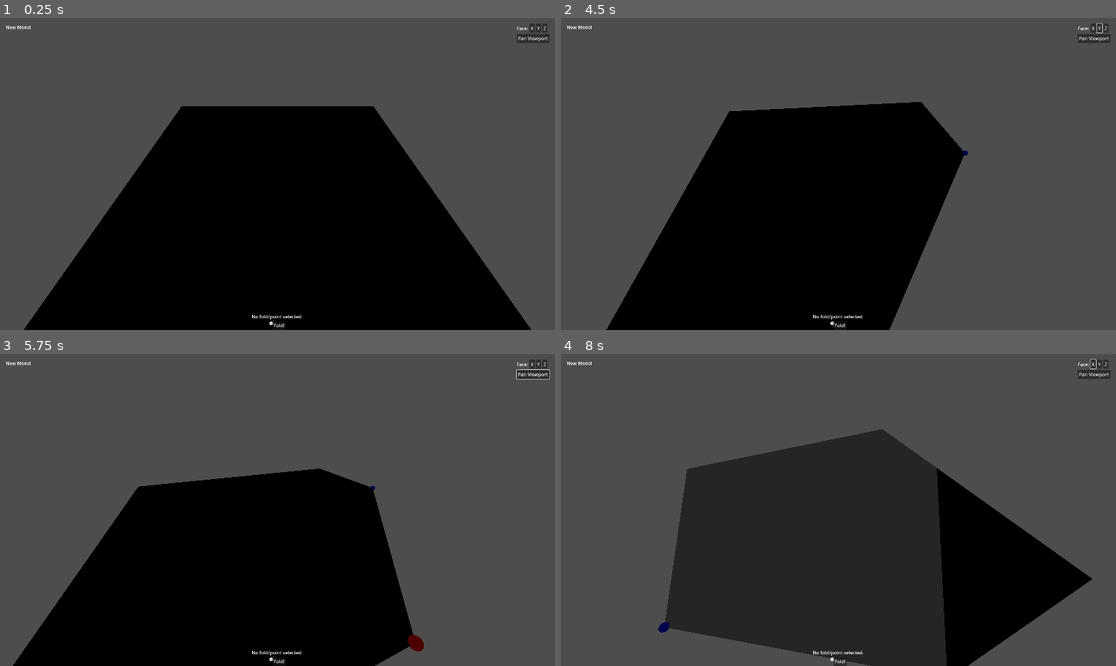
Above: before the commit, frames 1-4 (two rows, left to right).
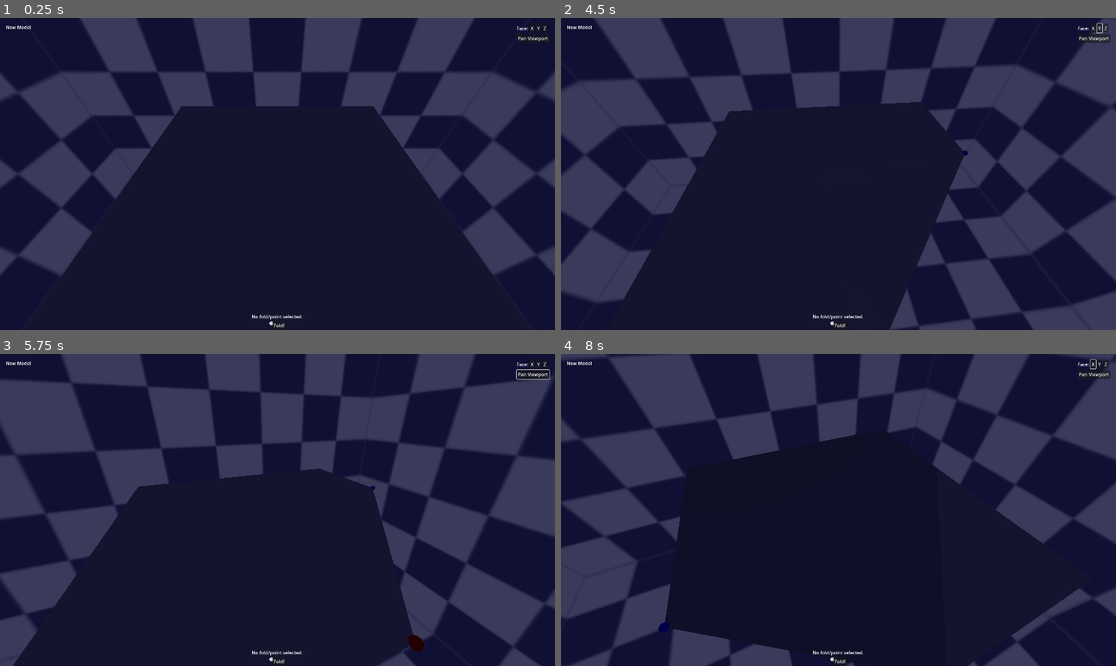
Above: after the commit, the same moments.

Repository: vaaar/OriGaming
Game: Godot game, scene res://origami_view.tscn
Same seed, same stepped clock (60 frames per second), same inputs: the game is played once before the commit and once after it.
Inputs (mouse positions are in pixels of both pictures, inside the frame that each line leads up to):
- Up to frame 1 (0.25 s): no input
- Up to frame 2 (4.5 s): click "Y" at 0.5 s; click "Z" at 1.25 s; click "Pan Viewport" at 2 s; click "Fold!" at 2.75 s; click "X" at 3.5 s; move the mouse to (960, 158) at 4.27 s; hold Right from 4.28 s (still down); click (960, 158) at 4.35 s
- Up to frame 3 (5.75 s): move the mouse to (166, 525) at 5.02 s; release Right at 5.03 s; hold Down from 5.03 s (still down); tap N at 5.1 s
- Up to frame 4 (8 s): move the mouse to (894, 441) at 5.77 s; release Down at 5.78 s; hold Right 5.78-6.53 s; tap M at 5.85 s; move the mouse to (810, 572) at 6.52 s; hold Up 6.53-7.28 s; click (810, 572) at 6.6 s; move the mouse to (1005, 556) at 7.27 s; hold Left from 7.28 s (still down); tap N at 7.35 s

The runs differ from the first frame. In frame 1, 78% of the frame differs, in the area x 0-100%, y 0-100%; in frame 2, 69%; in frame 3, 69%; in frame 4, 44%.

Commit message:
panorama

Diff:
--- a/origami_view.tscn
+++ b/origami_view.tscn
@@ -1,13 +1,22 @@
-[gd_scene load_steps=10 format=3 uid="uid://cx34wy0jou3xl"]
+[gd_scene load_steps=13 format=3 uid="uid://cx34wy0jou3xl"]
 
+[ext_resource type="Texture2D" uid="uid://dk7li4ltxhvs" path="res://panorama_image.png" id="1_0k50a"]
 [ext_resource type="Script" path="res://mesh.gd" id="1_pgmcf"]
 [ext_resource type="Material" uid="uid://bejvksobow3db" path="res://mesh_no_culling_mat.tres" id="1_yweo6"]
 [ext_resource type="Script" path="res://camera_3d.gd" id="2_3ht8o"]
 [ext_resource type="Script" path="res://MeshRepresentation.gd" id="3_l5n77"]
-[ext_resource type="Material" path="res://start_circle_mat.tres" id="5_kculm"]
-[ext_resource type="Material" path="res://end_circle_mat.tres" id="6_uj1t2"]
+[ext_resource type="Material" uid="uid://dk8bs6hyjha5l" path="res://start_circle_mat.tres" id="5_kculm"]
+[ext_resource type="Material" uid="uid://c6j4lq7p8tyv0" path="res://end_circle_mat.tres" id="6_uj1t2"]
+
+[sub_resource type="PanoramaSkyMaterial" id="PanoramaSkyMaterial_8sj4r"]
+panorama = ExtResource("1_0k50a")
+
+[sub_resource type="Sky" id="Sky_71ghr"]
+sky_material = SubResource("PanoramaSkyMaterial_8sj4r")
 
 [sub_resource type="Environment" id="Environment_2c0uj"]
+background_mode = 2
+sky = SubResource("Sky_71ghr")
 
 [sub_resource type="CameraAttributesPractical" id="CameraAttributesPractical_qekac"]
 
Binary file added: panorama_image.png
Not shown, added: panorama_image.png.import
